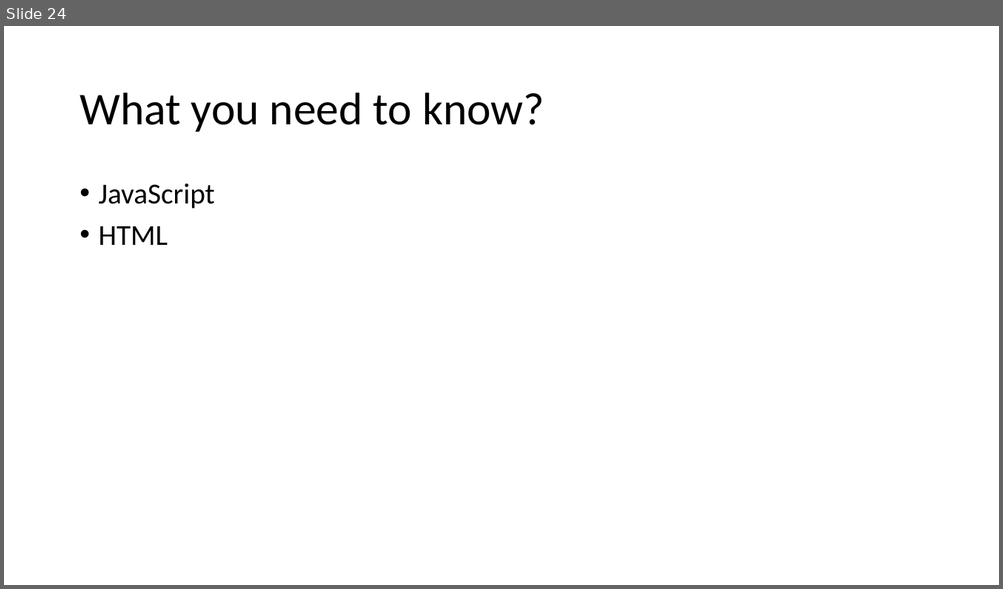
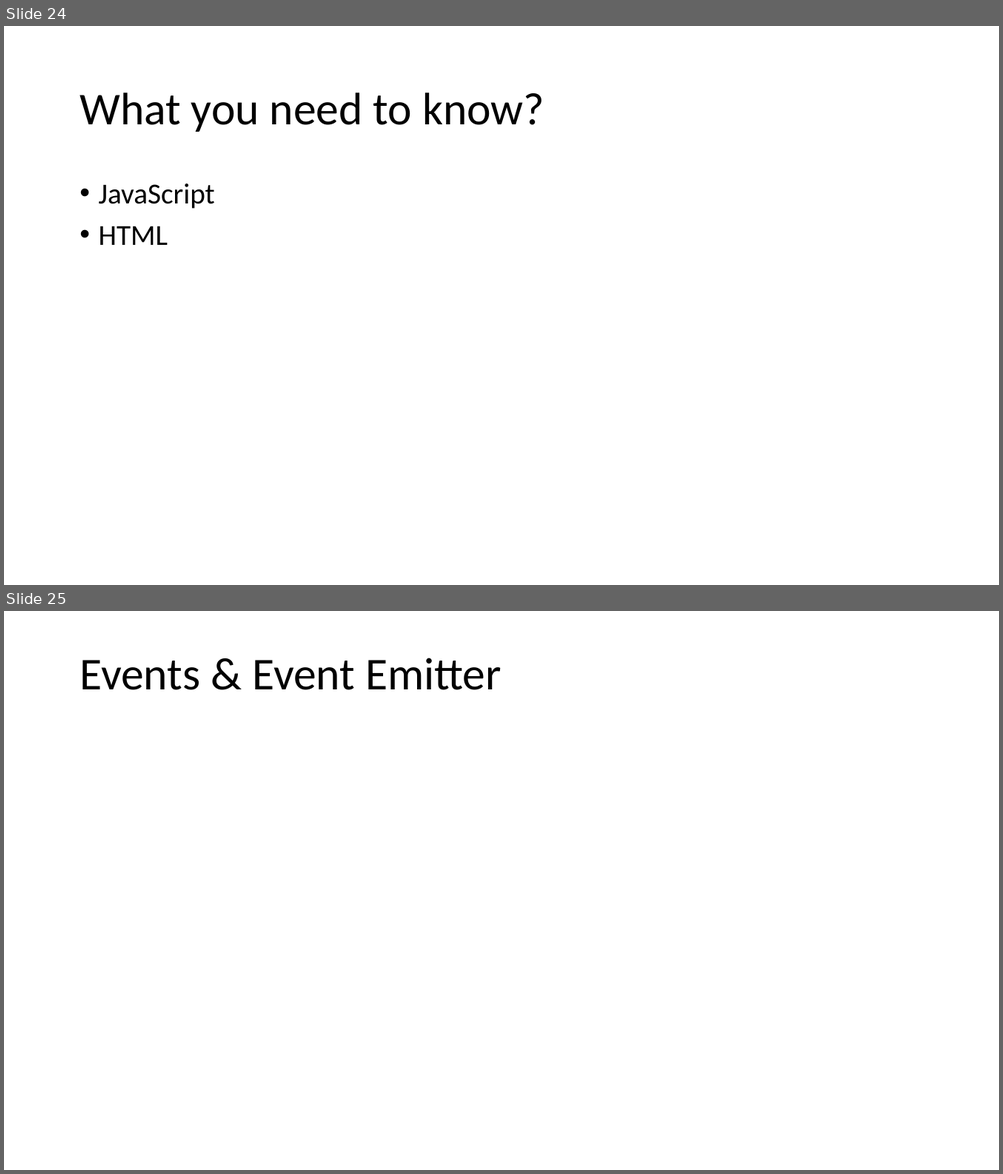
Before and after one commit to PiyushChaturvedii/batch03, a slide deck: What is Node.pptx. Shown one above the other, each under a label of ours: slide 24 before the commit, slides 24 and 25 after it. The pictures are 1003x589 and 1003x1174 pixels, drawn with LibreOffice and Linux fonts; fonts in the diff are those of the drawing. Boxes give left, top, right and bottom in pixels: in the first picture for what was removed or moved away, otherwise in the second. Text is boxed around its words. In the diff, an @@ line names an element or a change of style, - is before the commit and + after.

```diff
--- a/What is Node.pptx
+++ b/What is Node.pptx
@@ slide 25 added at (4,611,999,1170), background #FFFFFF @@
@@ title added at (79,658,501,690), 44 pt, text #000000 @@
+Events & Event Emitter
```
Also in this commit, not shown: 7 other slides added, 18 other files.
